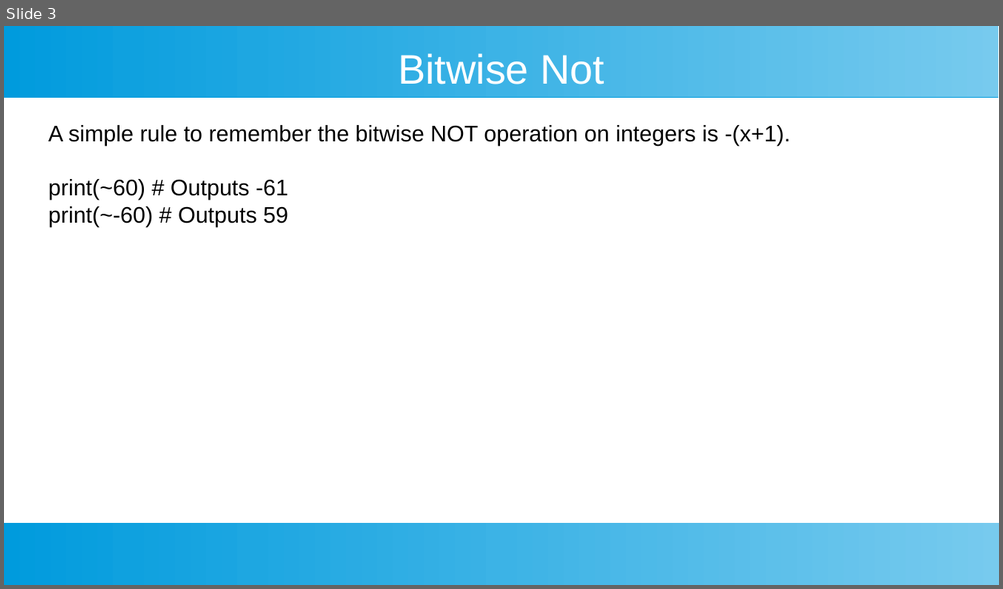
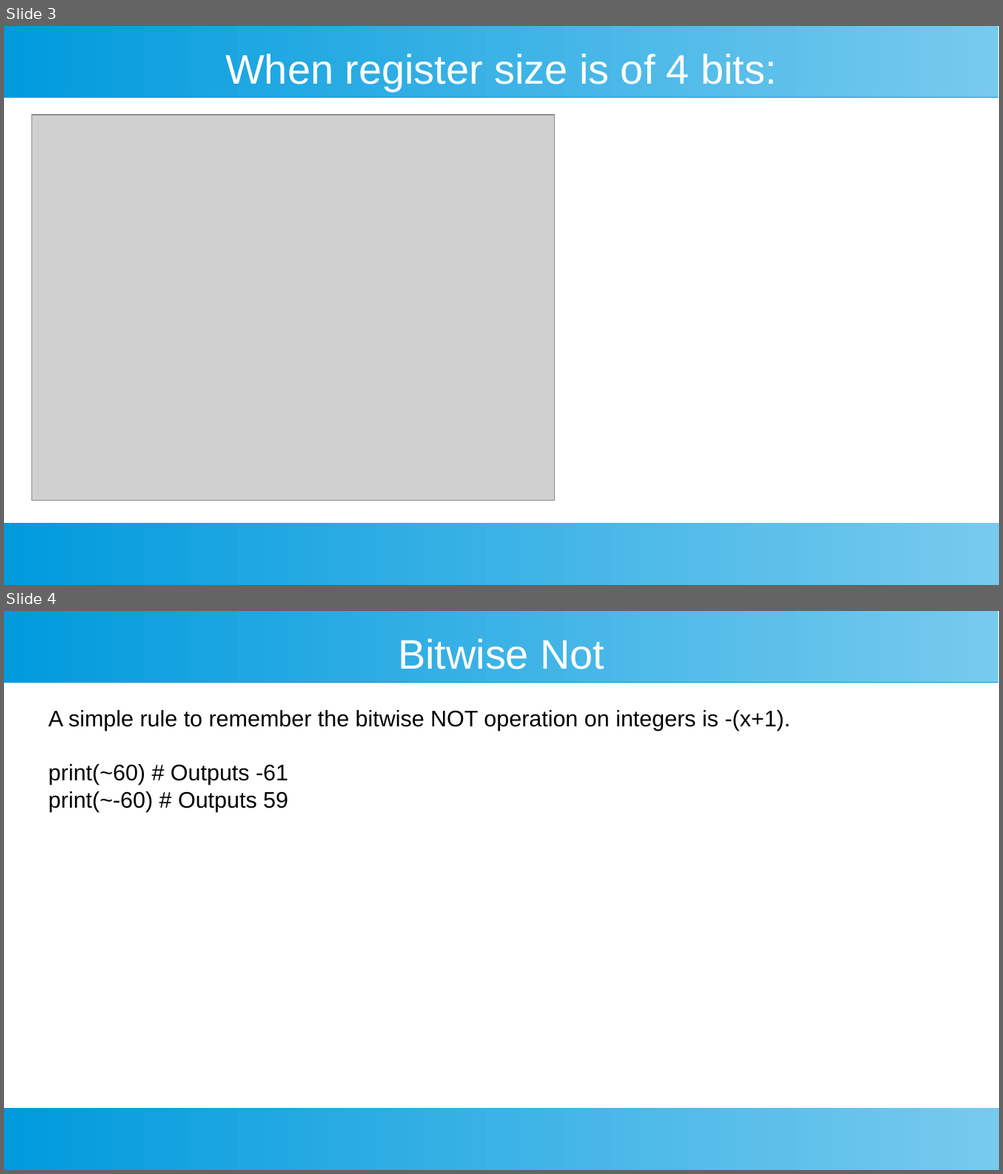
Before and after one commit to ashishjain1547/public_lessons_in_javascript, a slide deck: 3_Operators/bitwise not.odp. Shown one above the other, each under a label of ours: slide 3 before the commit, slides 3 and 4 after it. The pictures are 1003x589 and 1003x1174 pixels, drawn with LibreOffice and Linux fonts; fonts in the diff are those of the drawing; grey boxes stand for pictures. Boxes give left, top, right and bottom in pixels: in the first picture for what was removed or moved away, otherwise in the second. Text is boxed around its words. In the diff, an @@ line names an element or a change of style, - is before the commit and + after.

```diff
--- a/3_Operators/bitwise not.odp
+++ b/3_Operators/bitwise not.odp
@@ slide 3 added at [4,26,999,585], background #FFFFFF; not listed: 2 template elements that a slide beside it also shows @@
@@ title added at [225,53,777,91], 33 pt, text #FFFFFF @@
+When register size is of 4 bits:
@@ picture added at [32,115,555,501] @@
@@ what was slide 3 is now slide 4 @@
```
Also in this commit, not shown: 1 slide changed, 1 other slide added, 1 slide removed, 37 other files.
